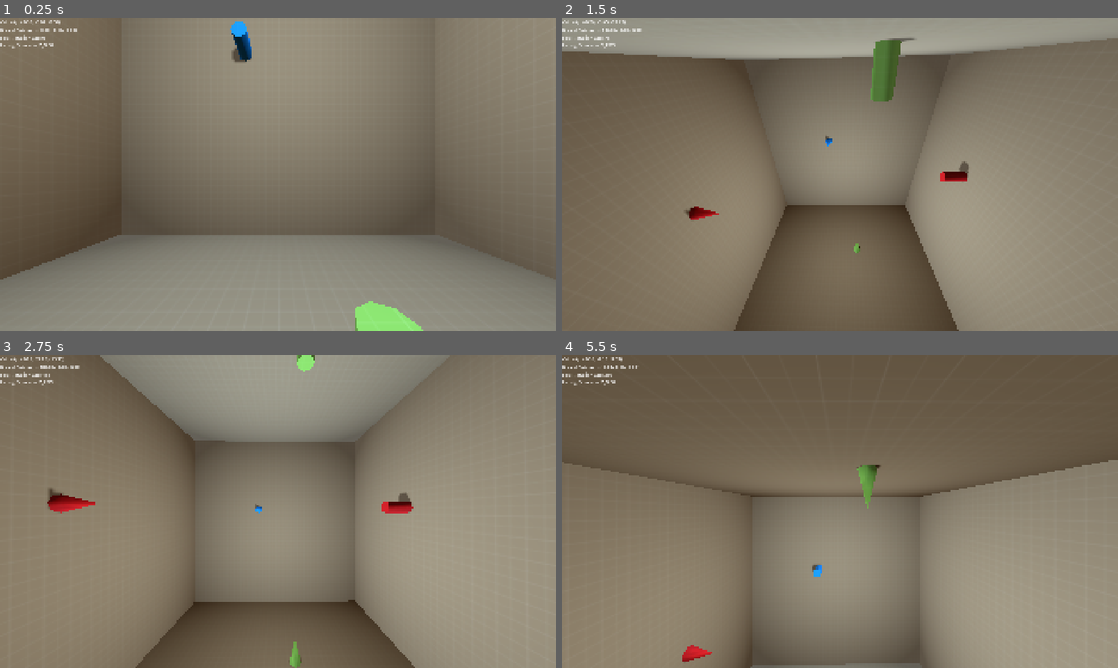
Above: before the commit, frames 1-4 (two rows, left to right).
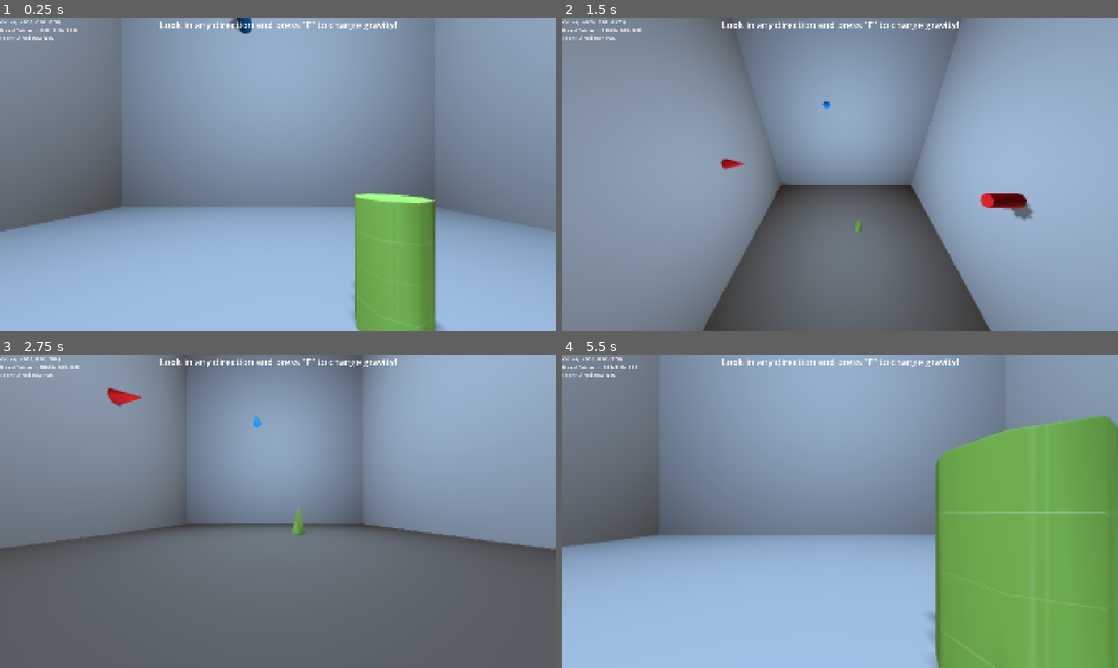
Above: after the commit, the same moments.

Repository: Electron7-7/RoyalWedding
Game: Godot game, scene res://Theatres/GravityTestTheatre.tscn
The game is run twice, just before and just after one commit, with the same random seed, the same clock (stepped at 60 frames per second) and the same inputs. Before the commit the project starts from res://Theatres/TestTheatre.tscn.
Inputs (mouse positions are in pixels of both pictures, inside the frame that each line leads up to):
- Up to frame 1 (0.25 s): no input
- Up to frame 2 (1.5 s): tap F (fuck_gravity) at 0.5, 1.25, 1.35 s; move the mouse to (867, 174) at 0.52 s; hold W (move_forward) from 0.53 s (still down); tap Space (+jump) at 0.6, 0.77, 1.07 s; move the mouse to (812, 174) at 1.27 s
- Up to frame 3 (2.75 s): keep holding W (move_forward); tap Space (+jump) at 1.52, 1.55, 1.82, 2.1 s; tap F (fuck_gravity) at 2 s; move the mouse to (289, 505) at 2.02 s
- Up to frame 4 (5.5 s): keep holding W (move_forward); tap F (fuck_gravity) at 2.75, 2.85, 3.5, 4.25, 4.35 s; move the mouse to (834, 517) at 2.77 s; tap Space (+jump) at 3.02, 3.05, 3.32, 3.6, 3.77, 4.07, 4.52, 4.55, 4.82, 5.1 s; move the mouse to (878, 514) at 3.52 s; move the mouse to (795, 508) at 4.27 s; move the mouse to (845, 511) at 5.02 s

The runs differ from the first frame. In frame 1, 100% of the frame differs, in the area x 0-100%, y 0-100%; in frame 2, 100%; in frame 3, 98%; in frame 4, 100%.

Commit message:
compiled export templates for linux and windows and prettied up the gravity test theatre

Diff:
--- a/Actors/GodotPlayer/GodotPlayer.tscn
+++ b/Actors/GodotPlayer/GodotPlayer.tscn
@@ -28,6 +28,9 @@
 
 [sub_resource type="BoxMesh" id="BoxMesh_khkku"]
 size = Vector3(1, 2, 1)
+
+[sub_resource type="LabelSettings" id="LabelSettings_khkku"]
+font_size = 32
 
 [node name="GodotPlayer" type="CharacterBody3D"]
 script = ExtResource("1_mpvt2")
@@ -90,3 +93,16 @@
 [node name="MeshInstance3D" type="MeshInstance3D" parent="."]
 layers = 2
 mesh = SubResource("BoxMesh_khkku")
+
+[node name="Label" type="Label" parent="."]
+anchors_preset = 5
+anchor_left = 0.5
+anchor_right = 0.5
+offset_left = -358.0
+offset_right = 358.0
+offset_bottom = 39.0
+grow_horizontal = 2
+text = "Look in any direction and press \"F\" to change gravity!"
+label_settings = SubResource("LabelSettings_khkku")
+horizontal_alignment = 1
+vertical_alignment = 1
--- a/Actors/GodotPlayer/godot_player.gd
+++ b/Actors/GodotPlayer/godot_player.gd
@@ -51,7 +51,7 @@
 		facing_direction = "Y_NEG"
 	if(wX >= 45): # Up
 		facing_direction = "Y_POS"
-	$%DebugOut1.text = "Velocity: %5.2v\nGlobal Rotation: %5.2v\nTest Rotation Cap: %s\nFacing Direction: %s" % [velocity, rotation_degrees, wY, facing_direction]
+	$%DebugOut1.text = "Velocity: %5.2v\nGlobal Rotation: %5.2v\nFacing Direction: %s" % [velocity, rotation_degrees, facing_direction]
 
 func _physics_process(_delta: float) -> void:
 	if(quaternion != _wish_rotation):
--- a/BACKUP_godot_player.gd
+++ /dev/null
@@ -1,64 +0,0 @@
-# BACKUP
-# BACKUP
-# BACKUP
-# BACKUP
-# BACKUP
-# BACKUP
-# BACKUP
-extends CharacterBody3D
-
-@export var mouseSensitivity: float = 0.1
-@export var movementSpeed: float = 13.0
-@export var movementAcceleration: float = 0.4
-@export var jumpForce: float = 5.0
-
-@onready var head := $Head
-@onready var camera := $Head/PlayerCamera
-
-var _input_vector: Vector2
-var _max_pitch: float = 89.0
-var _UP := Vector3.UP
-var _RIGHT := Vector3.RIGHT
-var _FRONT := Vector3.FORWARD
-
-func _ready() -> void:
-	Input.mouse_mode = Input.MOUSE_MODE_CAPTURED
-
-func _physics_process(delta: float) -> void:
-	_horizontal_movement()
-	_vertical_movement()
-
-func _unhandled_input(event: InputEvent) -> void:
-	if event is InputEventMouseMotion:
-		_mouse_callback(event.screen_relative)
-
-func _mouse_callback(mouse_movement: Vector2):
-	head.rotation_degrees.y -= mouse_movement[0] * mouseSensitivity
-	head.rotation_degrees.x -= mouse_movement[1] * mouseSensitivity
-	if(abs(head.rotation_degrees.x) > _max_pitch):
-		head.rotation_degrees.x = _max_pitch * sign(head.rotation_degrees.x)
-
-func _horizontal_movement():
-	_input_vector = Input.get_vector("strafe_left", "strafe_right", "move_forward", "move_backwards").rotated(-head.rotation.y)
-	move_and_slide()
-	velocity[0] = lerp(velocity[0], _input_vector[0] * movementSpeed, movementAcceleration)
-	velocity[2] = lerp(velocity[2], _input_vector[1] * movementSpeed, movementAcceleration)
-
-func _vertical_movement():
-	if(!is_on_floor()):
-		velocity[1] -= Global.gravity
-		return
-
-	velocity[1] = lerp(velocity[1], 0.0, Global.gravity)
-
-	if(Input.is_action_just_pressed("+jump")):
-		velocity[1] += jumpForce
-
-
-func isMovingHorizontally(check_direct_inputs: bool = false) -> bool:
-	if(check_direct_inputs):
-		return (absf(_input_vector[0]) > 0 || absf(_input_vector[1]) > 0)
-	return (absf(velocity[0]) > 0.01 || absf(velocity[2]) > 0.01)
-
-func isMovingVertically() -> bool:
-	return absf(velocity[1] > 0.01)
--- a/Director/game_globals.gd
+++ b/Director/game_globals.gd
@@ -9,3 +9,7 @@
 	current_tick += 1
 	if(current_tick > _tick_rate):
 		current_tick = 0
+
+func _unhandled_input(event: InputEvent) -> void:
+	if(event.is_action_pressed("hot_exit")):
+		get_tree().call_deferred("quit")
--- /dev/null
+++ b/Theatres/BillboardedSpriteTestTheatre.tscn
@@ -0,0 +1,18 @@
+[gd_scene load_steps=3 format=3 uid="uid://b7r8lle6381ub"]
+
+[ext_resource type="Material" uid="uid://v6vjty0o2m72" path="res://Source Dev Textures+Materials/SourceEngineDevTexture_Lime.tres" id="1_dpkag"]
+[ext_resource type="PackedScene" uid="uid://blre1p7ahayow" path="res://Actors/GodotPlayer/GodotPlayer.tscn" id="2_npkal"]
+
+[node name="BillboardedSpriteTestTheatre" type="Node3D"]
+
+[node name="GodotPlayer" parent="." instance=ExtResource("2_npkal")]
+transform = Transform3D(1, 0, 0, 0, 1, 0, 0, 0, 1, 0, 1, 10)
+
+[node name="Floor" type="CSGCombiner3D" parent="."]
+use_collision = true
+metadata/_edit_group_ = true
+
+[node name="CSGBox3D" type="CSGBox3D" parent="Floor"]
+transform = Transform3D(1, 0, 0, 0, 1, 0, 0, 0, 1, 0, -0.5, 0)
+size = Vector3(100, 1, 100)
+material = ExtResource("1_dpkag")
--- /dev/null
+++ b/Theatres/GravityTestTheatre.tscn
@@ -0,0 +1,88 @@
+[gd_scene load_steps=11 format=3 uid="uid://0yvh4tldxhhl"]
+
+[ext_resource type="PackedScene" uid="uid://blre1p7ahayow" path="res://Actors/GodotPlayer/GodotPlayer.tscn" id="1_fhw08"]
+[ext_resource type="Material" uid="uid://v6vjty0o2m72" path="res://Source Dev Textures+Materials/SourceEngineDevTexture_Lime.tres" id="2_pb7e7"]
+[ext_resource type="Texture2D" uid="uid://calb0tw2qmu84" path="res://Source Dev Textures+Materials/altdev_generic06.png" id="3_21j4y"]
+[ext_resource type="Texture2D" uid="uid://sspd0dphhg4f" path="res://Source Dev Textures+Materials/altdev_generic05.png" id="4_1i0ar"]
+[ext_resource type="Environment" uid="uid://cxavjnlps4h28" path="res://default_environment.tres" id="5_0w4lk"]
+
+[sub_resource type="StandardMaterial3D" id="StandardMaterial3D_miyhp"]
+albedo_texture = ExtResource("3_21j4y")
+uv1_triplanar = true
+
+[sub_resource type="StandardMaterial3D" id="StandardMaterial3D_noewf"]
+albedo_texture = ExtResource("3_21j4y")
+uv1_triplanar = true
+
+[sub_resource type="StandardMaterial3D" id="StandardMaterial3D_gyh0g"]
+albedo_texture = ExtResource("4_1i0ar")
+uv1_triplanar = true
+
+[sub_resource type="StandardMaterial3D" id="StandardMaterial3D_sf7l6"]
+albedo_texture = ExtResource("4_1i0ar")
+uv1_triplanar = true
+
+[sub_resource type="CameraAttributesPractical" id="CameraAttributesPractical_noewf"]
+
+[node name="GravityTestTheatre" type="Node3D"]
+
+[node name="GodotPlayer" parent="." instance=ExtResource("1_fhw08")]
+transform = Transform3D(1, 0, 0, 0, 1, 0, 0, 0, 1, 0, 3, 0)
+rotation_edit_mode = 1
+_MOUSE_SENSITIVITY_PRESET = 3
+
+[node name="Room_CSG" type="CSGCombiner3D" parent="."]
+calculate_tangents = false
+use_collision = true
+metadata/_edit_group_ = true
+
+[node name="CSGCylinder3D" type="CSGCylinder3D" parent="Room_CSG"]
+transform = Transform3D(1, 0, 0, 0, -1, 8.74228e-08, 0, -8.74228e-08, -1, 1.7, 22.5, 2.4)
+cone = true
+material = ExtResource("2_pb7e7")
+
+[node name="CSGCylinder3D2" type="CSGCylinder3D" parent="Room_CSG"]
+transform = Transform3D(1, 0, 0, 0, 1, 0, 0, 0, 1, 1.7, 1.5, -2.4)
+material = ExtResource("2_pb7e7")
+
+[node name="CSGCylinder3D3" type="CSGCylinder3D" parent="Room_CSG"]
+transform = Transform3D(-4.37114e-08, -1, 2.98023e-08, 1, -4.37114e-08, 2.98023e-08, -2.98023e-08, 2.98023e-08, 1, 10.5, 13.7, -2.4)
+material = SubResource("StandardMaterial3D_miyhp")
+
+[node name="CSGCylinder3D4" type="CSGCylinder3D" parent="Room_CSG"]
+transform = Transform3D(-4.37114e-08, 1, 0, 1, 4.37114e-08, -2.98023e-08, -2.98023e-08, -1.3027e-15, -1, -10.5, 13.7, 2.4)
+cone = true
+material = SubResource("StandardMaterial3D_noewf")
+
+[node name="CSGCylinder3D5" type="CSGCylinder3D" parent="Room_CSG"]
+transform = Transform3D(1.91069e-15, 4.37114e-08, 1, -1, 1.39091e-08, 1.3027e-15, -1.39091e-08, -1, 4.37114e-08, -2.4, 10.3, 10.5)
+cone = true
+material = SubResource("StandardMaterial3D_gyh0g")
+
+[node name="CSGCylinder3D6" type="CSGCylinder3D" parent="Room_CSG"]
+transform = Transform3D(1.91069e-15, -4.37114e-08, 1, 1, 7.35137e-08, 1.3027e-15, -7.35137e-08, 1, 4.37114e-08, -2.4, 13.7, -10.5)
+material = SubResource("StandardMaterial3D_sf7l6")
+
+[node name="Box Room" type="CSGCombiner3D" parent="Room_CSG"]
+
+[node name="CSGBox3D7" type="CSGBox3D" parent="Room_CSG/Box Room"]
+transform = Transform3D(1, 0, 0, 0, 1, 0, 0, 0, 1, 0, 12, 1.04907e-06)
+flip_faces = true
+size = Vector3(24, 24, 24)
+
+[node name="CSGBox3D8" type="CSGBox3D" parent="Room_CSG/Box Room"]
+transform = Transform3D(1, 0, 0, 0, 1, 0, 0, 0, 1, 0, 12, 1.04907e-06)
+operation = 2
+size = Vector3(23, 23, 23)
+
+[node name="WorldEnvironment" type="WorldEnvironment" parent="."]
+environment = ExtResource("5_0w4lk")
+camera_attributes = SubResource("CameraAttributesPractical_noewf")
+
+[node name="OmniLight3D" type="OmniLight3D" parent="."]
+transform = Transform3D(1, 0, 0, 0, 1, 0, 0, 0, 1, 0, 12, 0)
+light_color = Color(0.561301, 0.676215, 0.797164, 1)
+light_energy = 2.558
+shadow_enabled = true
+omni_range = 20.583
+omni_attenuation = 0.63
--- a/Theatres/TestTheatre.tscn
+++ /dev/null
@@ -1,126 +0,0 @@
-[gd_scene load_steps=12 format=3 uid="uid://0yvh4tldxhhl"]
-
-[ext_resource type="Material" uid="uid://c31r45p6rcyy6" path="res://Source Dev Textures+Materials/SourceEngineDevTexture_Grey.tres" id="1_hl2sd"]
-[ext_resource type="Material" uid="uid://v6vjty0o2m72" path="res://Source Dev Textures+Materials/SourceEngineDevTexture_Lime.tres" id="2_i2ier"]
-[ext_resource type="PackedScene" uid="uid://blre1p7ahayow" path="res://Actors/GodotPlayer/GodotPlayer.tscn" id="3_miyhp"]
-[ext_resource type="Texture2D" uid="uid://calb0tw2qmu84" path="res://Source Dev Textures+Materials/altdev_generic06.png" id="4_2ich6"]
-[ext_resource type="Texture2D" uid="uid://sspd0dphhg4f" path="res://Source Dev Textures+Materials/altdev_generic05.png" id="5_2kh5s"]
-[ext_resource type="Environment" uid="uid://cxavjnlps4h28" path="res://default_environment.tres" id="6_2kh5s"]
-
-[sub_resource type="StandardMaterial3D" id="StandardMaterial3D_miyhp"]
-albedo_texture = ExtResource("4_2ich6")
-uv1_triplanar = true
-
-[sub_resource type="StandardMaterial3D" id="StandardMaterial3D_noewf"]
-albedo_texture = ExtResource("4_2ich6")
-uv1_triplanar = true
-
-[sub_resource type="StandardMaterial3D" id="StandardMaterial3D_gyh0g"]
-albedo_texture = ExtResource("5_2kh5s")
-uv1_triplanar = true
-
-[sub_resource type="StandardMaterial3D" id="StandardMaterial3D_sf7l6"]
-albedo_texture = ExtResource("5_2kh5s")
-uv1_triplanar = true
-
-[sub_resource type="CameraAttributesPractical" id="CameraAttributesPractical_noewf"]
-
-[node name="TestTheatre" type="Node3D"]
-
-[node name="GodotPlayer" parent="." instance=ExtResource("3_miyhp")]
-transform = Transform3D(1, 0, 0, 0, 1, 0, 0, 0, 1, 0, 3, 0)
-rotation_edit_mode = 1
-_MOUSE_SENSITIVITY_PRESET = 3
-
-[node name="Gravity Up" type="CSGCombiner3D" parent="."]
-transform = Transform3D(1, 0, 0, 0, -1, 2.98023e-08, 0, -2.98023e-08, -1, 0, 22, 0)
-use_collision = true
-metadata/_edit_group_ = true
-
-[node name="CSGBox3D" type="CSGBox3D" parent="Gravity Up"]
-size = Vector3(25, 1, 25)
-material = ExtResource("1_hl2sd")
-
-[node name="CSGCylinder3D" type="CSGCylinder3D" parent="Gravity Up"]
-transform = Transform3D(1, 0, 0, 0, 1, 0, 0, 0, 1, 1.7, 1.5, -2.4)
-cone = true
-material = ExtResource("2_i2ier")
-
-[node name="Gravity Down" type="CSGCombiner3D" parent="."]
-transform = Transform3D(1, 0, 0, 0, 1, 0, 0, 0, 1, 0, -2, 0)
-use_collision = true
-metadata/_edit_group_ = true
-
-[node name="CSGBox3D" type="CSGBox3D" parent="Gravity Down"]
-size = Vector3(25, 1, 25)
-material = ExtResource("1_hl2sd")
-
-[node name="CSGCylinder3D" type="CSGCylinder3D" parent="Gravity Down"]
-transform = Transform3D(1, 0, 0, 0, 1, 0, 0, 0, 1, 1.7, 1.5, -2.4)
-material = ExtResource("2_i2ier")
-
-[node name="Gravity Right" type="CSGCombiner3D" parent="."]
-transform = Transform3D(-4.37114e-08, -1, 2.98023e-08, -1, 4.37114e-08, -1.3027e-15, 0, -2.98023e-08, -1, 12, 10, 0)
-use_collision = true
-metadata/_edit_group_ = true
-
-[node name="CSGBox3D" type="CSGBox3D" parent="Gravity Right"]
-size = Vector3(25, 1, 25)
-material = ExtResource("1_hl2sd")
-
-[node name="CSGCylinder3D" type="CSGCylinder3D" parent="Gravity Right"]
-transform = Transform3D(1, 0, 0, 0, 1, 0, 0, 0, 1, 1.7, 1.5, -2.4)
-material = SubResource("StandardMaterial3D_miyhp")
-
-[node name="Gravity Left" type="CSGCombiner3D" parent="."]
-transform = Transform3D(-4.37114e-08, 1, 0, -1, -4.37114e-08, 0, 0, 0, 1, -12, 10, 0)
-use_collision = true
-metadata/_edit_group_ = true
-
-[node name="CSGBox3D" type="CSGBox3D" parent="Gravity Left"]
-size = Vector3(25, 1, 25)
-material = ExtResource("1_hl2sd")
-
-[node name="CSGCylinder3D" type="CSGCylinder3D" parent="Gravity Left"]
-transform = Transform3D(1, 0, 0, 0, 1, 0, 0, 0, 1, 1.7, 1.5, -2.4)
-cone = true
-material = SubResource("StandardMaterial3D_noewf")
-
-[node name="Gravity Front" type="CSGCombiner3D" parent="."]
-transform = Transform3D(1.91069e-15, 4.37114e-08, 1, 1, -4.37114e-08, 0, 4.37114e-08, 1, -4.37114e-08, 0, 10, -12)
-use_collision = true
-metadata/_edit_group_ = true
-
-[node name="CSGBox3D" type="CSGBox3D" parent="Gravity Front"]
-size = Vector3(25, 1, 25)
-material = ExtResource("1_hl2sd")
-
-[node name="CSGCylinder3D" type="CSGCylinder3D" parent="Gravity Front"]
-transform = Transform3D(1, 0, 0, 0, 1, 0, 0, 0, 1, 1.7, 1.5, -2.4)
-material = SubResource("StandardMaterial3D_gyh0g")
-
-[node name="Gravity Back" type="CSGCombiner3D" parent="."]
-transform = Transform3D(1.91069e-15, -4.37114e-08, 1, -1, -4.37114e-08, 0, 4.37114e-08, -1, -4.37114e-08, 0, 10, 12)
-use_collision = true
-metadata/_edit_group_ = true
-
-[node name="CSGBox3D" type="CSGBox3D" parent="Gravity Back"]
-size = Vector3(25, 1, 25)
-material = ExtResource("1_hl2sd")
-
-[node name="CSGCylinder3D" type="CSGCylinder3D" parent="Gravity Back"]
-transform = Transform3D(1, 0, 0, 0, 1, 0, 0, 0, 1, 1.7, 1.5, -2.4)
-cone = true
-material = SubResource("StandardMaterial3D_sf7l6")
-
-[node name="WorldEnvironment" type="WorldEnvironment" parent="."]
-environment = ExtResource("6_2kh5s")
-camera_attributes = SubResource("CameraAttributesPractical_noewf")
-
-[node name="OmniLight3D" type="OmniLight3D" parent="."]
-transform = Transform3D(1, 0, 0, 0, 1, 0, 0, 0, 1, 0, 12, 0)
-light_color = Color(0.561301, 0.676215, 0.797164, 1)
-light_energy = 2.558
-shadow_enabled = true
-omni_range = 20.583
-omni_attenuation = 0.63
--- a/project.godot
+++ b/project.godot
@@ -11,7 +11,8 @@
 [application]
 
 config/name="RoyalWedding"
-run/main_scene="res://Theatres/TestTheatre.tscn"
+config/version="0.0.0.1"
+run/main_scene="res://Theatres/GravityTestTheatre.tscn"
 config/features=PackedStringArray("4.4", "Forward Plus")
 config/icon="res://icon.svg"
 
@@ -70,6 +71,11 @@
 "events": [Object(InputEventKey,"resource_local_to_scene":false,"resource_name":"","device":-1,"window_id":0,"alt_press …(192 unchanged characters)…
 ]
 }
+hot_exit={
+"deadzone": 0.2,
+"events": [Object(InputEventKey,"resource_local_to_scene":false,"resource_name":"","device":-1,"window_id":0,"alt_pressed":false,"shift_pressed":false,"ctrl_pressed":false,"meta_pressed":false,"pressed":false,"keycode":0,"physical_keycode":4194305,"key_label":0,"unicode":0,"location":0,"echo":false,"script":null)
+]
+}
 
 [physics]
 
@@ -83,6 +89,19 @@
 
 [rendering]
 
+occlusion_culling/bvh_build_quality=1
 textures/canvas_textures/default_texture_filter=3
-gl_compatibility/driver="opengl4.6"
+global_illumination/gi/use_half_resolution=true
+textures/default_filters/anisotropic_filtering_level=1
+camera/depth_of_field/depth_of_field_bokeh_shape=0
+camera/depth_of_field/depth_of_field_bokeh_quality=0
+environment/ssao/quality=1
+environment/ssil/quality=1
+anti_aliasing/screen_space_roughness_limiter/enabled=false
+textures/decals/filter=2
+textures/light_projectors/filter=2
+environment/volumetric_fog/use_filter=0
+anti_aliasing/quality/msaa_2d=1
+anti_aliasing/quality/msaa_3d=1
+occlusion_culling/use_occlusion_culling=true
 environment/defaults/default_environment="res://default_environment.tres"
Not shown: 1 places in Actors/GodotPlayer/GodotPlayer.tscn that only renumber resources
Not shown, changed: export_presets.cfg
Not shown, changed: notes.nt
